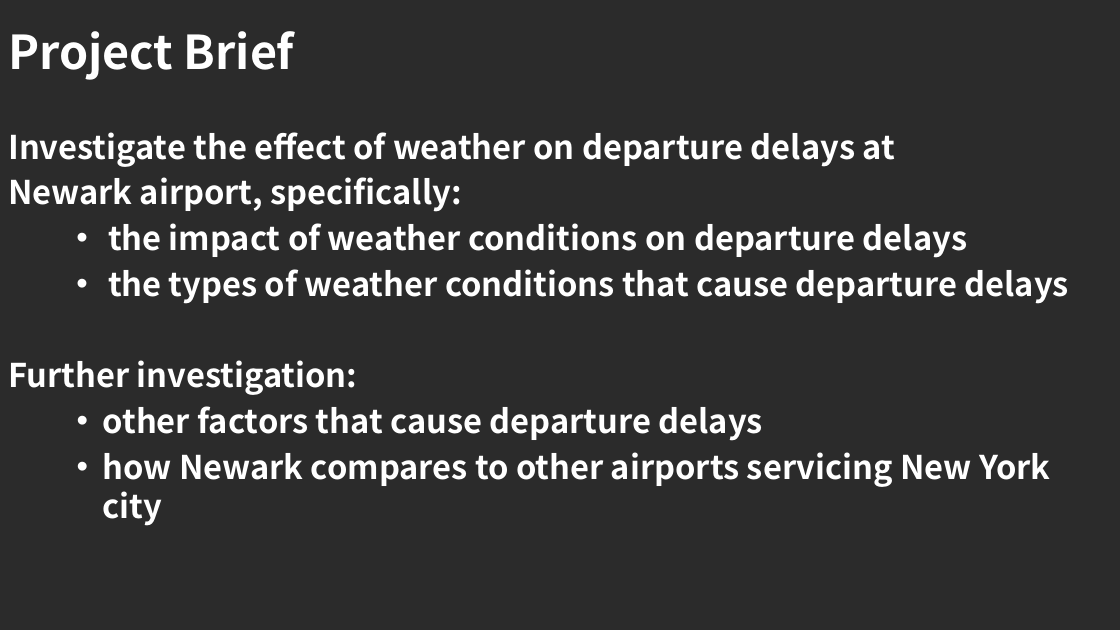
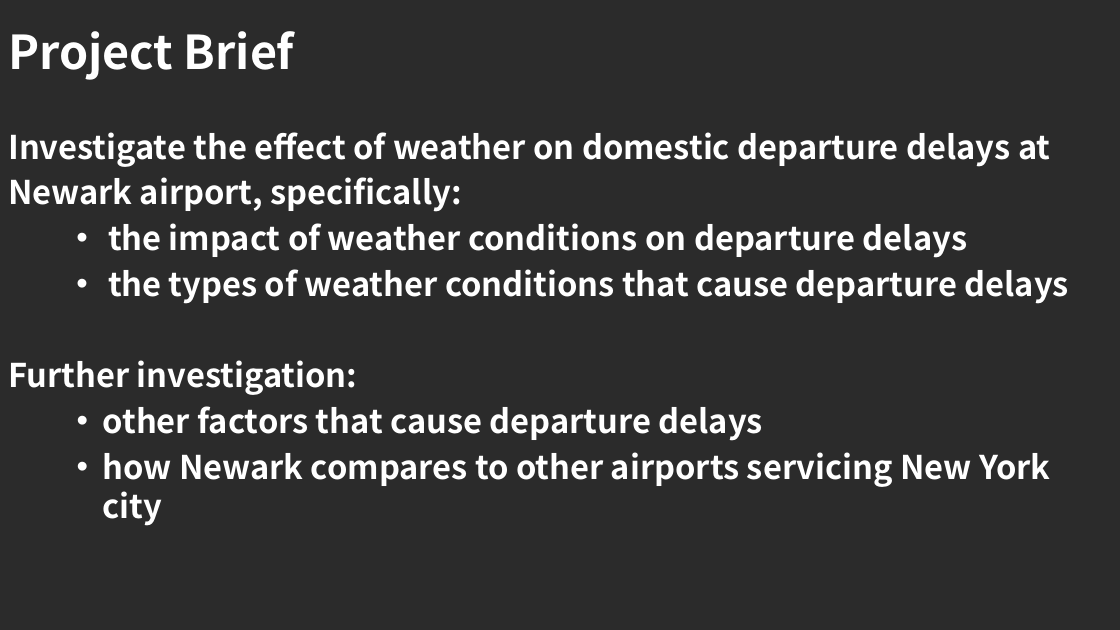
Before and after one commit to karenbgibson/final_project_flight_delays, a slide deck: slide 2 of investigating_flight_delays_newark.pptx. Drawn at 1120x630 pixels with LibreOffice and Linux fonts; fonts in the diff are those of the drawing; background and template pictures are left out; a plain dark background stands for a picture behind light text. Boxes give left, top, right and bottom in pixels: in the first picture for what was removed or moved away, otherwise in the second. Text is boxed around its words. In the diff, an @@ line names an element or a change of style, - is before the commit and + after.

```diff
--- a/investigating_flight_delays_newark.pptx
+++ b/investigating_flight_delays_newark.pptx
@@ text at <box>8,132,1050,167</box>: text changed @@
-Investigate the effect of weather on departure delays at
+Investigate the effect of weather on domestic departure delays at
```
Also in this commit, not shown: 5 other slides changed, 5 slides added, 1 slide removed, 23 other files.
